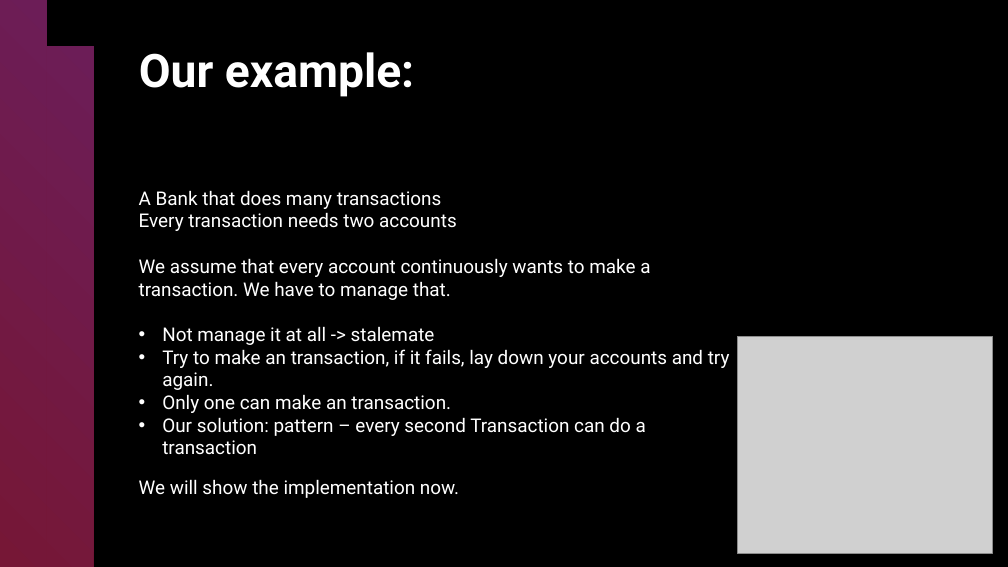
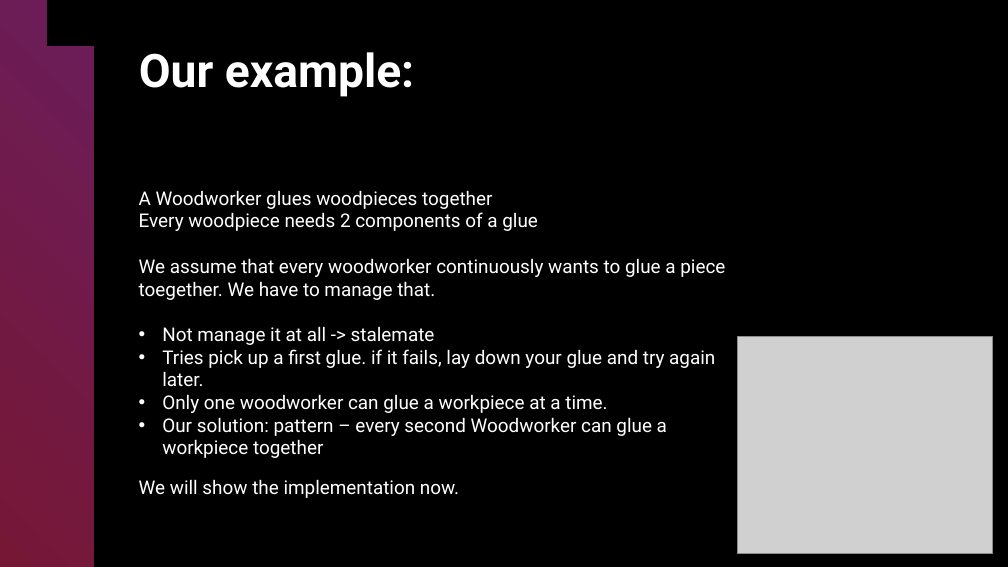
Before and after one commit to wpichl/diningphilosophers, a slide deck: slide 2 of Dining Philosophers.odp. Drawn at 1008x567 pixels with LibreOffice and Linux fonts; fonts in the diff are those of the drawing; grey boxes stand for pictures. Boxes give left, top, right and bottom in pixels: in the first picture for what was removed or moved away, otherwise in the second. Text is boxed around its words. In the diff, an @@ line names an element or a change of style, - is before the commit and + after.

```diff
--- a/Dining Philosophers.odp
+++ b/Dining Philosophers.odp
@@ text at bbox=[139, 190, 725, 300]: text changed @@
-A Bank that does many transactions
-Every transaction needs two accounts
-We assume that every account continuously wants to make a transaction. We have to manage that.
+A Woodworker glues woodpieces together
+Every woodpiece needs 2 components of a glue
+We assume that every woodworker continuously wants to glue a piece toegether. We have to manage that.
@@ text at bbox=[162, 349, 715, 458]: text changed @@
-• Try to make an transaction, if it fails, lay down your accounts and try again.
-• Only one can make an transaction.
-• Our solution: pattern – every second Transaction can do a transaction
+• Tries pick up a first glue. if it fails, lay down your glue and try again later.
+• Only one woodworker can glue a workpiece at a time.
+• Our solution: pattern – every second Woodworker can glue a workpiece together
```
Also in this commit, not shown: 1 other slide changed, 9 other files.
